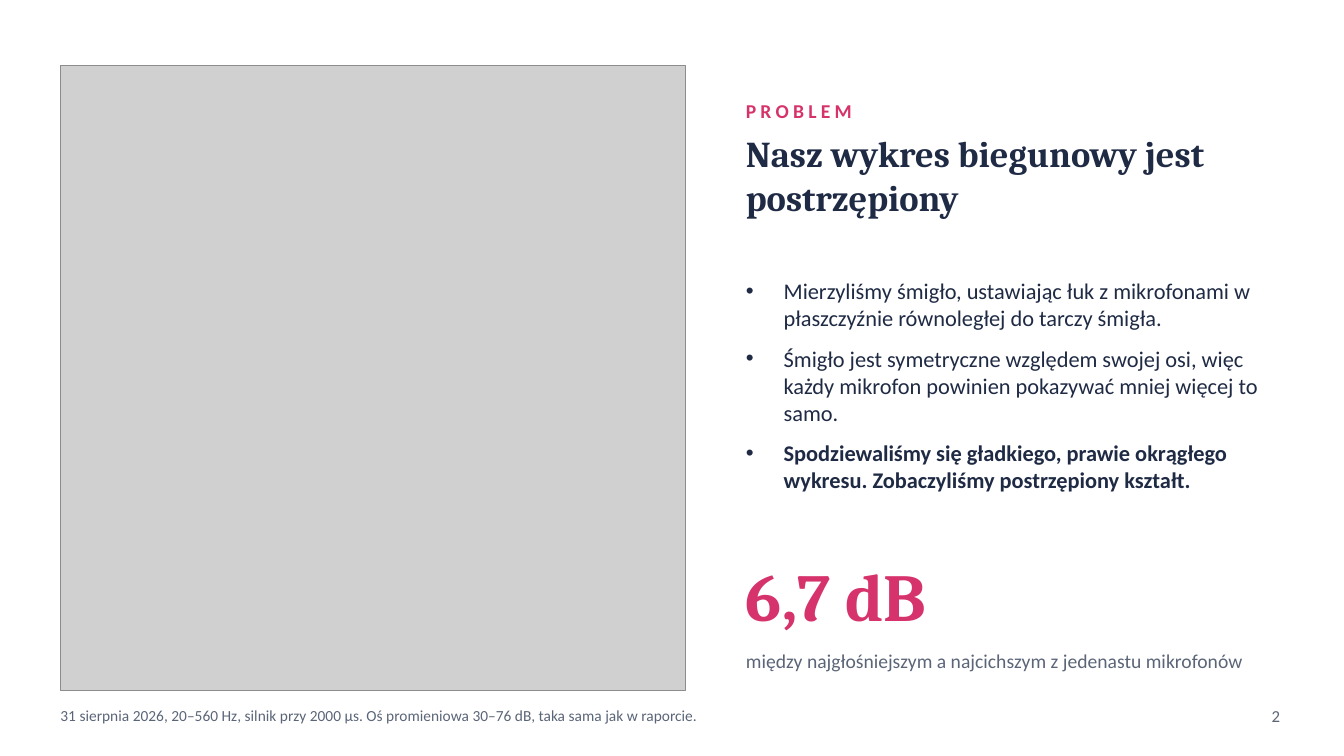
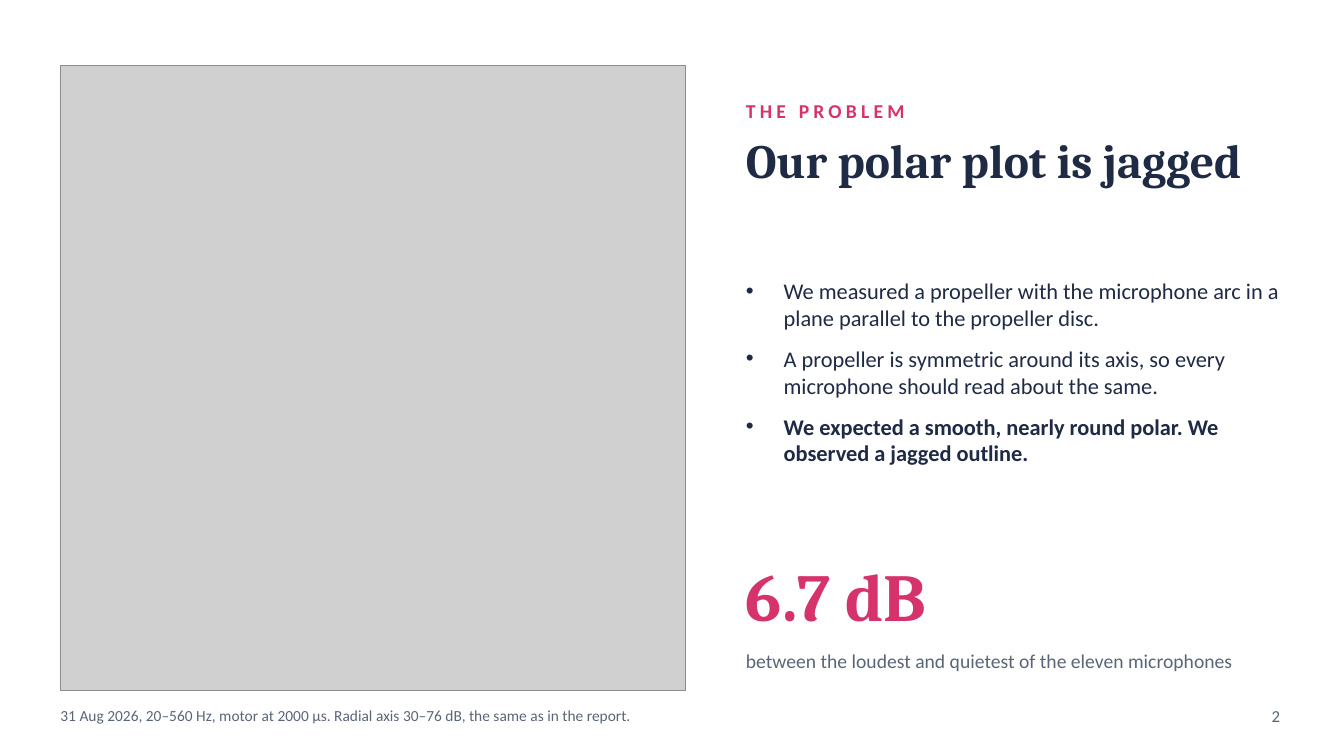
Before and after one commit to asdfgh0318/SoundVisualizer, a slide deck: slide 2 of docs/analysis/chamber-final-2026-10-01/slides/chamber-slides-final.pptx. Drawn at 1344x756 pixels with LibreOffice and Linux fonts; fonts in the diff are those of the drawing; grey boxes stand for pictures. Boxes give left, top, right and bottom in pixels: in the first picture for what was removed or moved away, otherwise in the second. Text is boxed around its words. In the diff, an @@ line names an element or a change of style, - is before the commit and + after.

```diff
--- a/docs/analysis/chamber-final-2026-10-01/slides/chamber-slides-final.pptx
+++ b/docs/analysis/chamber-final-2026-10-01/slides/chamber-slides-final.pptx
@@ text at box(746, 105, 905, 118): text changed @@
-PROBLEM
+THE PROBLEM
@@ text at box(746, 145, 1241, 189): text changed; size 26 to 34 pt @@
-Nasz wykres biegunowy jest postrzępiony
+Our polar plot is jagged
@@ text at box(784, 283, 1279, 465): text changed @@
-• Mierzyliśmy śmigło, ustawiając łuk z mikrofonami w płaszczyźnie równoległej do tarczy śmigła.
-• Śmigło jest symetryczne względem swojej osi, więc każdy mikrofon powinien pokazywać mniej więcej to samo.
-• Spodziewaliśmy się gładkiego, prawie okrągłego wykresu. Zobaczyliśmy postrzępiony kształt.
+• We measured a propeller with the microphone arc in a plane parallel to the propeller disc.
+• A propeller is symmetric around its axis, so every microphone should read about the same.
+• We expected a smooth, nearly round polar. We observed a jagged outline.
@@ text at box(746, 574, 926, 622): text changed @@
-6,7 dB
+6.7 dB
@@ text at box(746, 654, 1232, 671): text changed @@
-między najgłośniejszym a najcichszym z jedenastu mikrofonów
+between the loudest and quietest of the eleven microphones
@@ text at box(60, 710, 631, 724): text changed @@
-31 sierpnia 2026, 20–560 Hz, silnik przy 2000 µs. Oś promieniowa 30–76 dB, taka sama jak w raporcie.
+31 Aug 2026, 20–560 Hz, motor at 2000 µs. Radial axis 30–76 dB, the same as in the report.
```
Also in this commit, not shown: 5 other slides changed, 2 slides added, 2 slides removed.
